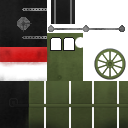
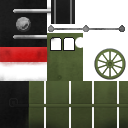
Revision of a layered 128 x 128 image; what changed, layer by layer:
added group "Group 3" with 12 layers in group "Smokebox" over [13, 6, 54, 42]
added group "Group 5" with 10 layers in group "Group 3" over [13, 6, 54, 39]
added layer "Layer 33" in group "Group 5" over [20, 21, 28, 29]
added layer "Layer 30" in group "Group 5" over [16, 17, 31, 32]
added group "Group 6" with 2 layers in group "Group 5" over [13, 9, 54, 39]
added layer "Layer 29 copy" in group "Group 6" over [13, 35, 54, 39]
added layer "Layer 29" in group "Group 6" over [13, 9, 51, 13]
moved "dirt" into group "Group 3" over [13, 8, 47, 40]
moved "Layer 13" into group "Group 2" over [21, 21, 32, 32]
moved "Bottom Smokebox Rivets" into group "Group 2" over [24, 37, 46, 38]
moved "Rivets" into group "Group 2" over [24, 9, 46, 10]
moved "Layer 2 copy" into group "Group 2" over [22, 8, 47, 39]
moved "Layer 1" into group "Group 2" over [17, 17, 30, 30]
